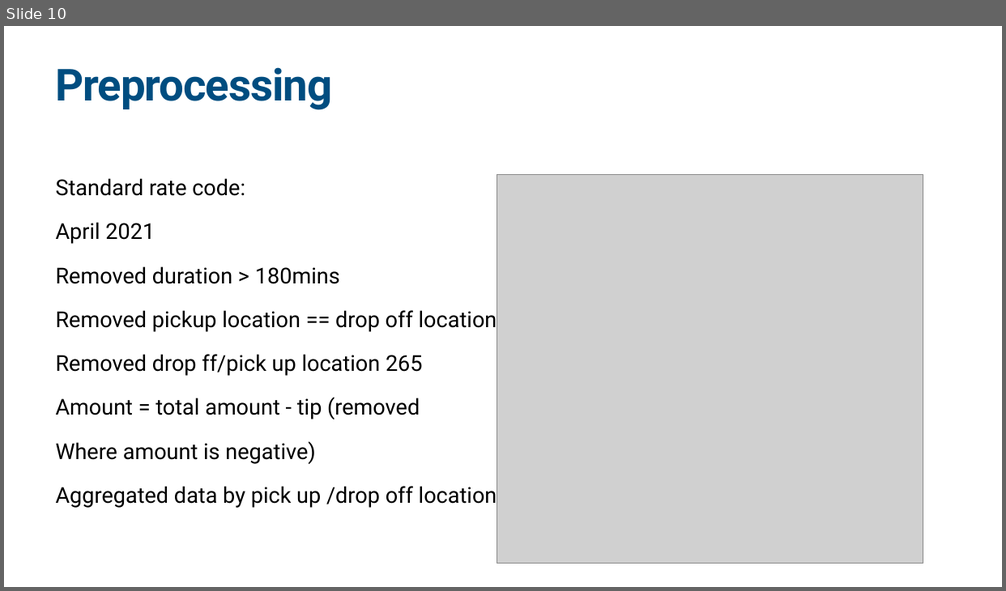
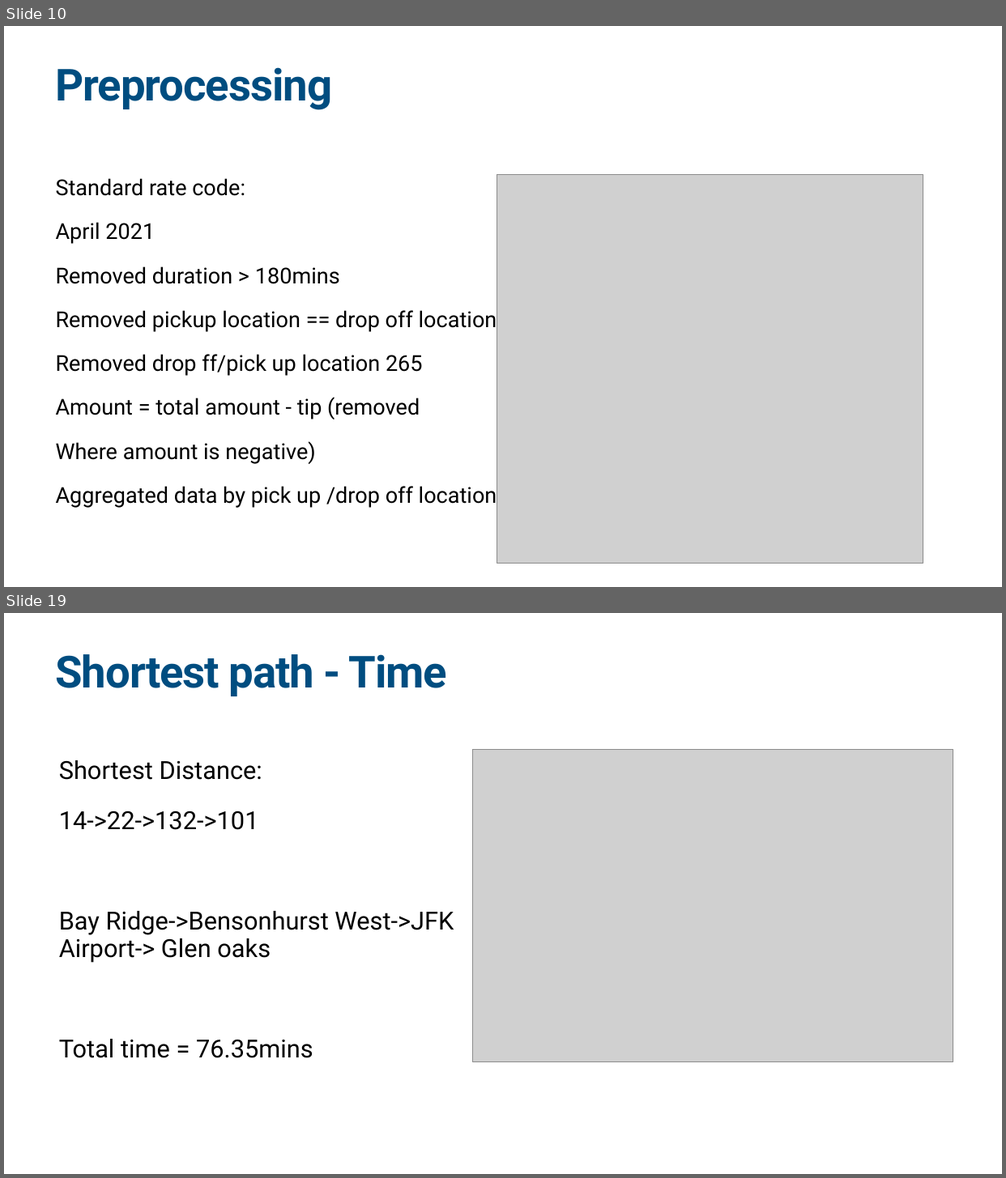
Before and after one commit to sfong8/networkX, a slide deck: Network_shareSession.pptx. Shown one above the other, each under a label of ours: slide 10 before the commit, slides 10 and 19 after it; the slides between them are not shown. The pictures are 1006x591 and 1006x1178 pixels, drawn with LibreOffice and Linux fonts; fonts in the diff are those of the drawing; grey boxes stand for pictures. Boxes give left, top, right and bottom in pixels: in the first picture for what was removed or moved away, otherwise in the second. Text is boxed around its words. In the diff, an @@ line names an element or a change of style, - is before the commit and + after.

```diff
--- a/Network_shareSession.pptx
+++ b/Network_shareSession.pptx
@@ slide 19 added at (x1=4, y1=613, x2=1002, y2=1174), background #FFFFFF @@
@@ title added at (x1=56, y1=654, x2=448, y2=696), 85 pt, text #004D80, bold @@
+Shortest path - Time
@@ picture added at (x1=472, y1=750, x2=953, y2=1062) @@
@@ text added at (x1=59, y1=760, x2=454, y2=1059), 48 pt, text #000000 @@
+Shortest Distance:
+14->22->132->101
+Bay Ridge->Bensonhurst West->JFK Airport-> Glen oaks
+Total time = 76.35mins
```
Also in this commit, not shown: 3 slides changed, 10 other slides added, 4 slides removed, 9 other files.
